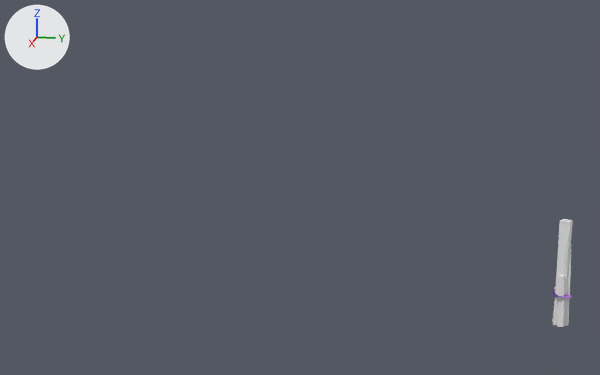
The Blender file 3_Blend_Files/StylizedMeshes.blend: old version first, new version second.
One viewpoint serves both versions: a 50 mm camera at (975.0, -123.0, 359.0) aimed at (-50.0, -327.0, 103.0). The axes (+X, +Y, +Z) are drawn at upper left. The lights are the same throughout. The first picture is the older version.
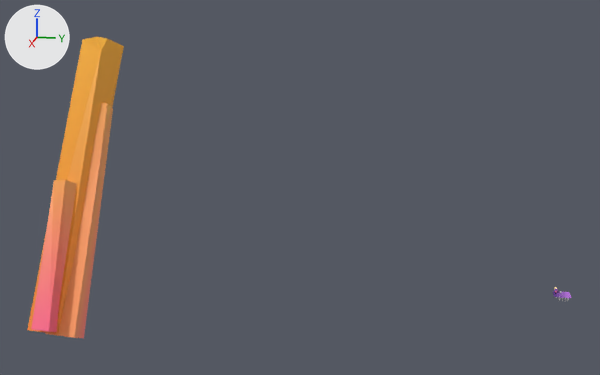
What differs and where, as boxes [x1, y1, x2, y2] in the pictures (600 x 375 px):
'Cube.001', recoloured, surface changed, moved, turned, rescaled: before [552, 219, 573, 325]; after [27, 37, 124, 334]
'Cube.004', recoloured, surface changed, moved, turned, rescaled: before [564, 244, 571, 326]; after [45, 103, 113, 338]
'Cube.005', recoloured, surface changed, moved, turned, rescaled: before [557, 275, 565, 327]; after [31, 180, 77, 332]

Diff of the bpy script that builds the scene:
```diff
--- a/3_Blend_Files/StylizedMeshes.blend.py
+++ b/3_Blend_Files/StylizedMeshes.blend.py
@@ me_cube_042 @@
 me_cube_042.from_pydata(...)  # 10 vertices, 7 faces; spans x -1.43..1.2, y -1.23..1.46, z -1.0..8.31
 # used by ob_cube_001; location = (-4.221, -1.756, -24.9); scale = (5.69, 5.69, 13.8)
+# me_cube_042 part 3: texture (UV) coordinates of 7 of 7 faces, centred in x -0.99..1.02, y -0.89..0.99, z -1.0..8.31, changed; they spanned u 0.12..0.88, v 0.0..1.0 and now span u 0.65..0.74, v 0.38..0.74
+me_cube_042.materials.append(mat_material)  # picture img_atlasmap_png
@@ me_cube_043 @@
 me_cube_043.from_pydata(...)  # 10 vertices, 7 faces; spans x -0.84..0.72, y -1.0..1.0, z -6.28..1.0
 # used by ob_cube_004; location = (-4.221, 4.634, 47.55); scale = (5.69, 5.69, 13.8)
+# me_cube_043 part 1: texture (UV) coordinates of 7 of 7 faces, centred in x -0.66..0.61, y -1.0..0.61, z -6.28..1.0, changed; they spanned u 0.12..0.88, v 0.0..1.0 and now span u 0.78..0.86, v 0.51..0.8
+me_cube_043.materials.append(mat_material)  # picture img_atlasmap_png
@@ me_cube_044 @@
 me_cube_044.from_pydata(...)  # 8 vertices, 6 faces; spans x -2.46..-0.6, y -0.82..1.0, z -1.53..2.96
 # used by ob_cube_005; location = (11.14, -1.756, -16.82); scale = (5.69, 5.69, 13.8)
+# me_cube_044 part 2: texture (UV) coordinates of 6 of 6 faces, centred in x -2.09..-0.79, y -0.35..0.77, z -1.53..2.96, changed; they spanned u 0.12..0.88, v 0.0..1.0 and now span u 0.77..0.87, v 0.3..0.85
+me_cube_044.materials.append(mat_material)  # picture img_atlasmap_png
@@ ob_cube_001 @@
 ob_cube_001 = bpy.data.objects.new('Cube.001', me_cube_042)
-ob_cube_001.location = (-4.221, -1.756, -24.9)
-ob_cube_001.scale = (5.69, 5.69, 13.8)
+ob_cube_001.location = (15.96, -647.4, -50.18)
+ob_cube_001.rotation_euler = (-0.0432, -0.445, 0.00465)  # degrees (-2.5, -25, 0.3)
+ob_cube_001.scale = (20.5, 20.5, 43.8)
@@ ob_cube_004 @@
 ob_cube_004 = bpy.data.objects.new('Cube.004', me_cube_043)
-ob_cube_004.location = (-4.221, 4.634, 47.55)
-ob_cube_004.scale = (5.69, 5.69, 13.8)
+ob_cube_004.location = (-82.37, -615.0, 155.8)
+ob_cube_004.rotation_euler = (-0.0432, -0.445, 0.00465)  # degrees (-2.5, -25, 0.3)
+ob_cube_004.scale = (20.5, 20.5, 43.8)
@@ ob_cube_005 @@
 ob_cube_005 = bpy.data.objects.new('Cube.005', me_cube_044)
-ob_cube_005.location = (11.14, -1.756, -16.82)
-ob_cube_005.scale = (5.69, 5.69, 13.8)
+ob_cube_005.location = (54.85, -646.1, -3.328)
+ob_cube_005.rotation_euler = (-0.0432, -0.445, 0.00465)  # degrees (-2.5, -25, 0.3)
+ob_cube_005.scale = (20.5, 20.5, 43.8)
```
